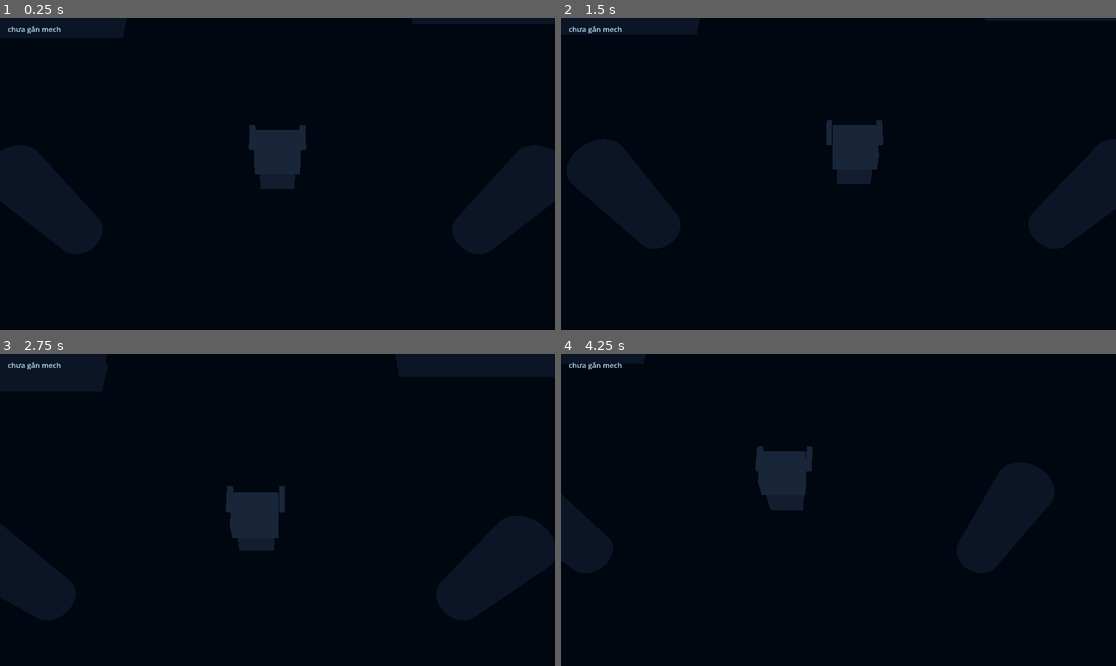
Above: before the commit, frames 1-4 (two rows, left to right).
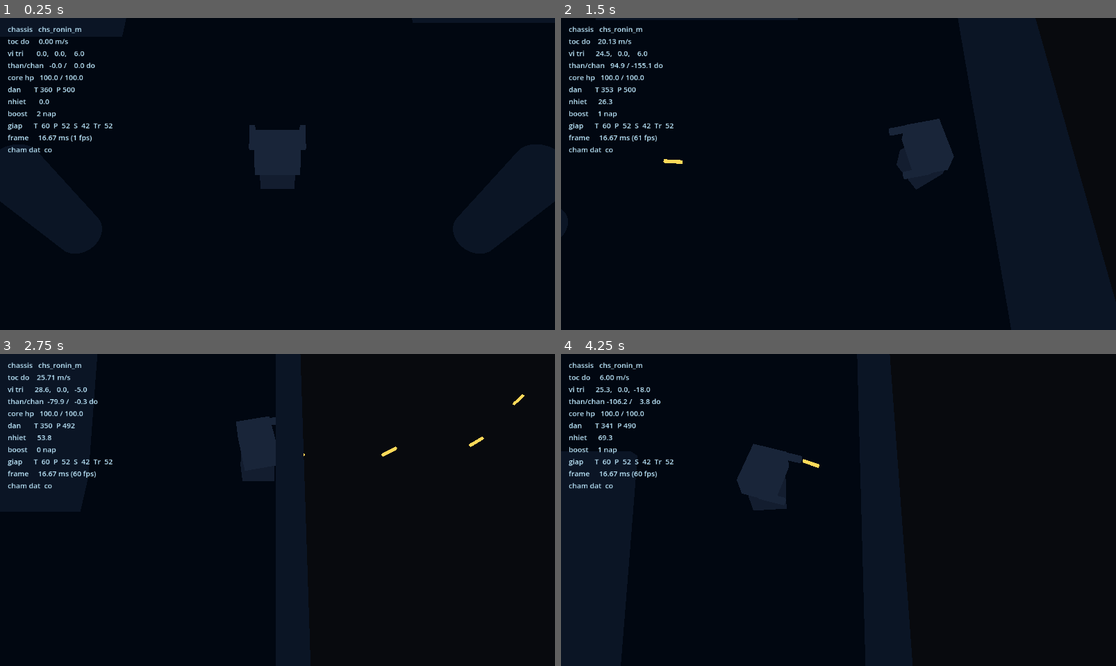
Above: after the commit, the same moments.

Repository: dat-j/AlienShooter
Game: Godot game, scene res://scenes/main/test_arena.tscn
Same seed, same stepped clock (60 frames per second), same inputs: the game is played once before the commit and once after it.
Inputs (mouse positions are in pixels of both pictures, inside the frame that each line leads up to):
- Up to frame 1 (0.25 s): no input
- Up to frame 2 (1.5 s): tap Enter at 0.5 s; move the mouse to (960, 158) at 0.52 s; press the mouse at (960, 158) at 0.53 s; hold D (move_right) 0.53-1.25 s; tap Space (boost) at 0.6 s; release the mouse at (960, 158) at 1.25 s; drag from (727, 189) to (810, 236) at 1.27 s
- Up to frame 3 (2.75 s): move the mouse to (333, 441) at 2.02 s; hold D (move_right) from 2.03 s (still down); hold Right mouse button (fire_right) from 2.03 s (still down); tap Space (boost) at 2.3 s
- Up to frame 4 (4.25 s): release D (move_right) at 2.75 s; release Right mouse button (fire_right) at 2.75 s; drag from (810, 572) to (672, 463) at 2.77 s; move the mouse to (1005, 556) at 3.52 s; press the mouse at (1005, 556) at 3.53 s; hold A (move_left) from 3.53 s (still down); right-click (1005, 556) at 3.8 s

The runs differ from the first frame. In frame 1, 1.0% of the frame differs, in the area x 1-56%, y 2-51%; in frame 2, 4.4%, in the area x 1-71%, y 2-56%; in frame 3, 4.1%; in frame 4, 2.4%.
Error before the commit: Parse Error: Could not find type "WeaponMount" in the current scope. (res://src/player/mech_controller.gd:32)

Commit message:
T-503: WeaponMount và bắn
Hai mount trái/phải bắn độc lập, tốc bắn/sạc/quay nòng/tản đạn/nhiệt/đạn đọc
từ WeaponData, khoá khi quá nhiệt, nhả cò thì mất sạc. Thêm MK2 Autocannon và
Twin Repeater; chuột trái/phải bắn được trong sân tập.

Co-Authored-By: Claude Opus 5 <noreply@anthropic.com>

Diff:
--- /dev/null
+++ b/data/weapons/wpn_mk2_autocannon.tres
@@ -0,0 +1,26 @@
+[gd_resource type="Resource" script_class="WeaponData" load_steps=3 format=3]
+
+[ext_resource type="Script" path="res://src/resources/weapon_data.gd" id="1"]
+[ext_resource type="PackedScene" path="res://scenes/projectiles/projectile_basic.tscn" id="2"]
+
+[resource]
+script = ExtResource("1")
+id = &"wpn_mk2_autocannon"
+display_name_key = "weapon.wpn_mk2_autocannon.name"
+category = 0
+tier = 1
+damage = 8.0
+damage_type = 0
+projectiles_per_shot = 1
+spread_degrees = 1.5
+pierce_count = 0
+aoe_radius = 0.0
+rate_of_fire = 8.0
+heat_per_shot = 2.2
+charge_time = 0.0
+spin_up_time = 0.0
+uses_ammo = true
+max_ammo = 360
+projectile_scene = ExtResource("2")
+upgrade_costs = Array[Vector2i]([Vector2i(400, 8), Vector2i(900, 20), Vector2i(1800, 45), Vector2i(3500, 90)])
+overdrive_effect = &""
--- /dev/null
+++ b/data/weapons/wpn_twin_repeater.tres
@@ -0,0 +1,26 @@
+[gd_resource type="Resource" script_class="WeaponData" load_steps=3 format=3]
+
+[ext_resource type="Script" path="res://src/resources/weapon_data.gd" id="1"]
+[ext_resource type="PackedScene" path="res://scenes/projectiles/projectile_basic.tscn" id="2"]
+
+[resource]
+script = ExtResource("1")
+id = &"wpn_twin_repeater"
+display_name_key = "weapon.wpn_twin_repeater.name"
+category = 0
+tier = 1
+damage = 5.0
+damage_type = 0
+projectiles_per_shot = 1
+spread_degrees = 6.0
+pierce_count = 0
+aoe_radius = 0.0
+rate_of_fire = 13.0
+heat_per_shot = 1.5
+charge_time = 0.0
+spin_up_time = 0.0
+uses_ammo = true
+max_ammo = 500
+projectile_scene = ExtResource("2")
+upgrade_costs = Array[Vector2i]([Vector2i(400, 8), Vector2i(900, 20), Vector2i(1800, 45), Vector2i(3500, 90)])
+overdrive_effect = &""
--- a/scenes/player/mech.tscn
+++ b/scenes/player/mech.tscn
@@ -9,6 +9,9 @@
 [ext_resource type="Script" path="res://src/player/armor_component.gd" id="7_armor"]
 [ext_resource type="Script" path="res://src/player/boost_component.gd" id="8_boost"]
 [ext_resource type="Script" path="res://src/combat/status_component.gd" id="9_status"]
+[ext_resource type="Script" path="res://src/player/weapon_mount.gd" id="10_mount"]
+[ext_resource type="Resource" path="res://data/weapons/wpn_mk2_autocannon.tres" id="11_wpn_l"]
+[ext_resource type="Resource" path="res://data/weapons/wpn_twin_repeater.tres" id="12_wpn_r"]
 
 [sub_resource type="CapsuleShape3D" id="BodyShape"]
 radius = 0.9
@@ -67,6 +70,8 @@
 
 [node name="WeaponMountLeft" type="Node3D" parent="TorsoPivot"]
 transform = Transform3D(1, 0, 0, 0, 1, 0, 0, 0, 1, -1.15, 0, -0.2)
+script = ExtResource("10_mount")
+weapon_data = ExtResource("11_wpn_l")
 
 [node name="MuzzleModel" type="MeshInstance3D" parent="TorsoPivot/WeaponMountLeft"]
 transform = Transform3D(1, 0, 0, 0, 1, 0, 0, 0, 1, 0, 0, -0.6)
@@ -75,6 +80,8 @@
 
 [node name="WeaponMountRight" type="Node3D" parent="TorsoPivot"]
 transform = Transform3D(1, 0, 0, 0, 1, 0, 0, 0, 1, 1.15, 0, -0.2)
+script = ExtResource("10_mount")
+weapon_data = ExtResource("12_wpn_r")
 
 [node name="MuzzleModel" type="MeshInstance3D" parent="TorsoPivot/WeaponMountRight"]
 transform = Transform3D(1, 0, 0, 0, 1, 0, 0, 0, 1, 0, 0, -0.6)
--- /dev/null
+++ b/src/player/weapon_mount.gd
@@ -0,0 +1,174 @@
+class_name WeaponMount
+extends Node3D
+
+## Một hardpoint vũ khí (trái hoặc phải). Bắn độc lập với mount kia; tốc bắn,
+## sạc, quay nòng, nhiệt và đạn đều đọc từ `WeaponData`.
+## Xem docs/01-GDD.md §6 và docs/05-BACKLOG.md T-503.
+
+signal fired(weapon: WeaponData, origin: Vector3)
+signal ammo_changed(current: int, maximum: int)
+signal charge_changed(ratio: float)
+signal spin_changed(ratio: float)
+signal out_of_ammo()
+
+@export var weapon_data: WeaponData
+## Đầu nòng; để trống thì đạn xuất phát từ chính mount.
+@export var muzzle_path: NodePath = NodePath("MuzzleModel")
+## Thực thể sở hữu vũ khí — nguồn sát thương của mọi viên đạn bắn ra.
+@export var shooter_path: NodePath = NodePath("../..")
+
+## SwarmManager của nhiệm vụ, truyền tiếp cho từng viên đạn.
+var swarm_manager: SwarmManager = null
+
+var _cooldown: float = 0.0
+var _charge: float = 0.0
+var _spin: float = 0.0
+var _ammo: int = 0
+var _rng: RandomNumberGenerator = RandomNumberGenerator.new()
+
+@onready var _muzzle: Node3D = get_node_or_null(muzzle_path) as Node3D
+@onready var _shooter: Node = get_node_or_null(shooter_path)
+
+
+func _ready() -> void:
+    if weapon_data != null:
+        equip(weapon_data)
+
+
+func equip(data: WeaponData) -> void:
+    weapon_data = data
+    _cooldown = 0.0
+    _charge = 0.0
+    _spin = 0.0
+    if data == null:
+        return
+    _ammo = data.max_ammo if data.uses_ammo else 0
+    ammo_changed.emit(_ammo, data.max_ammo)
+
+
+## Gọi mỗi frame vật lý. Trả về số phát vừa bắn ra (0 hoặc 1).
+func update(delta: float, wants_fire: bool, heat: HeatComponent, aim_point: Vector3) -> int:
+    if weapon_data == null or delta <= 0.0:
+        return 0
+    _cooldown = maxf(0.0, _cooldown - delta)
+    var blocked: bool = heat != null and not heat.can_fire()
+    if not wants_fire or blocked:
+        _release_triggers(delta)
+        return 0
+    if weapon_data.uses_ammo and _ammo <= 0:
+        out_of_ammo.emit()
+        return 0
+    if not _build_up(delta):
+        return 0
+    if _cooldown > 0.0:
+        return 0
+    _fire(heat, aim_point)
+    return 1
+
+
+func get_ammo() -> int:
+    return _ammo
+
+
+func get_charge_ratio() -> float:
+    if weapon_data == null or weapon_data.charge_time <= 0.0:
+        return 1.0
+    return clampf(_charge / weapon_data.charge_time, 0.0, 1.0)
+
+
+func get_spin_ratio() -> float:
+    if weapon_data == null or weapon_data.spin_up_time <= 0.0:
+        return 1.0
+    return clampf(_spin / weapon_data.spin_up_time, 0.0, 1.0)
+
+
+func is_ready_to_fire() -> bool:
+    return _cooldown <= 0.0
+
+
+func add_ammo(amount: int) -> void:
+    if weapon_data == null or not weapon_data.uses_ammo:
+        return
+    _ammo = clampi(_ammo + amount, 0, weapon_data.max_ammo)
+    ammo_changed.emit(_ammo, weapon_data.max_ammo)
+
+
+## Quay nòng và sạc phải hoàn tất trước khi viên đầu tiên rời nòng.
+func _build_up(delta: float) -> bool:
+    if weapon_data.spin_up_time > 0.0 and _spin < weapon_data.spin_up_time:
+        _spin = minf(_spin + delta, weapon_data.spin_up_time)
+        spin_changed.emit(get_spin_ratio())
+        if _spin < weapon_data.spin_up_time:
+            return false
+    if weapon_data.charge_time > 0.0 and _charge < weapon_data.charge_time:
+        _charge = minf(_charge + delta, weapon_data.charge_time)
+        charge_changed.emit(get_charge_ratio())
+        if _charge < weapon_data.charge_time:
+            return false
+    return true
+
+
+func _release_triggers(delta: float) -> void:
+    if weapon_data.charge_time > 0.0 and _charge > 0.0:
+        _charge = 0.0
+        charge_changed.emit(0.0)
+    if weapon_data.spin_up_time > 0.0 and _spin > 0.0:
+        _spin = maxf(0.0, _spin - delta)
+        spin_changed.emit(get_spin_ratio())
+
+
+func _fire(heat: HeatComponent, aim_point: Vector3) -> void:
+    var origin: Vector3 = _muzzle.global_position if _muzzle != null else global_position
+    var direction: Vector3 = aim_point - origin
+    direction.y = 0.0
+    if direction.length_squared() <= 0.0001:
+        direction = -global_transform.basis.z
+    direction = direction.normalized()
+    for _i: int in range(maxi(weapon_data.projectiles_per_shot, 1)):
+        _spawn_projectile(origin, _apply_spread(direction))
+    if heat != null:
+        heat.add_heat(weapon_data.heat_per_shot)
+    if weapon_data.uses_ammo:
+        _ammo = maxi(0, _ammo - 1)
+        ammo_changed.emit(_ammo, weapon_data.max_ammo)
+    _cooldown = 1.0 / maxf(weapon_data.rate_of_fire, 0.01)
+    _charge = 0.0
+    fired.emit(weapon_data, origin)
+
+
+func _apply_spread(direction: Vector3) -> Vector3:
+    if weapon_data.spread_degrees <= 0.0:
+        return direction
+    var half: float = deg_to_rad(weapon_data.spread_degrees) * 0.5
+    return direction.rotated(Vector3.UP, _rng.randf_range(-half, half))
+
+
+func _spawn_projectile(origin: Vector3, direction: Vector3) -> void:
+    if weapon_data.projectile_scene == null:
+        # Vũ khí hitscan không dùng đạn — T-505 sẽ xử lý bằng raycast.
+        return
+    var node: Node = PoolManager.acquire(weapon_data.projectile_scene)
+    var projectile := node as Projectile
+    if projectile == null:
+        PoolManager.release(node)
+        return
+    var container: Node = get_tree().current_scene
+    if container == null:
+        container = get_tree().root
+    container.add_child(projectile)
+    projectile.swarm_manager = swarm_manager
+    projectile.configure(weapon_data.pierce_count, weapon_data.aoe_radius)
+    projectile.launch(
+        origin,
+        direction,
+        _projectile_speed(),
+        weapon_data.damage,
+        weapon_data.damage_type,
+        _shooter
+    )
+
+
+## Tốc độ đạn chưa có trong WeaponData; dùng mặc định của Projectile cho tới
+## khi T-508 bổ sung số liệu cho từng vũ khí.
+func _projectile_speed() -> float:
+    return Projectile.DEFAULT_SPEED
--- a/src/ui/debug_stats_panel.gd
+++ b/src/ui/debug_stats_panel.gd
@@ -39,6 +39,12 @@
         "than/chan %6.1f / %6.1f do" % [
             rad_to_deg(mech.torso_pivot.rotation.y), rad_to_deg(mech.legs_pivot.rotation.y)
         ],
+        "core hp   %5.1f / %5.1f" % [
+            mech.core_hp, mech.chassis_data.core_hp if mech.chassis_data != null else 0.0
+        ],
+        "dan       T %d  P %d" % [
+            mech.weapon_mount_left.get_ammo(), mech.weapon_mount_right.get_ammo()
+        ],
         "nhiet     %5.1f %s" % [mech.heat_component.get_heat(), _heat_flag(mech.heat_component)],
         "boost     %d nap%s" % [
             mech.boost_component.get_charges(),
--- /dev/null
+++ b/tests/test_weapon_and_projectile.gd
@@ -0,0 +1,199 @@
+extends GutTest
+
+## T-503 · T-504 — WeaponMount bắn theo WeaponData, và đạn pooled tự raycast.
+
+const MECH_SCENE: PackedScene = preload("res://scenes/player/mech.tscn")
+const PROJECTILE_SCENE: PackedScene = preload("res://scenes/projectiles/projectile_basic.tscn")
+
+var _mech: MechController
+
+
+func before_each() -> void:
+    _mech = add_child_autofree(MECH_SCENE.instantiate()) as MechController
+
+
+func after_each() -> void:
+    # Trả mọi viên còn bay về pool để bài sau không nhặt nhầm đạn của bài trước.
+    for root: Node in [get_tree().current_scene, get_tree().root]:
+        if root == null:
+            continue
+        for child: Node in root.get_children():
+            if child is Projectile:
+                PoolManager.release(child)
+    PoolManager.clear_pool(PROJECTILE_SCENE)
+
+
+func _weapon(id: String) -> WeaponData:
+    return load("res://data/weapons/%s.tres" % id) as WeaponData
+
+
+func _aim_point() -> Vector3:
+    return _mech.global_position + Vector3(0.0, 0.0, -20.0)
+
+
+# --- T-503: WeaponMount -------------------------------------------------
+
+func test_both_mounts_are_equipped_and_fire_independently() -> void:
+    assert_not_null(_mech.weapon_mount_left.weapon_data, "mount trái phải có vũ khí")
+    assert_not_null(_mech.weapon_mount_right.weapon_data, "mount phải phải có vũ khí")
+    var left_before: int = _mech.weapon_mount_left.get_ammo()
+    var right_before: int = _mech.weapon_mount_right.get_ammo()
+    _mech.update_weapons(0.02, true, false)
+    assert_eq(_mech.weapon_mount_left.get_ammo(), left_before - 1, "chỉ mount trái bắn")
+    assert_eq(_mech.weapon_mount_right.get_ammo(), right_before, "mount phải không bắn theo")
+    _mech.update_weapons(0.02, false, true)
+    assert_eq(_mech.weapon_mount_right.get_ammo(), right_before - 1, "mount phải bắn độc lập")
+
+
+func test_rate_of_fire_comes_from_weapon_data() -> void:
+    var mount := _mech.weapon_mount_left
+    mount.equip(_weapon("wpn_mk2_autocannon"))     # 8 phát/giây → 0.125s mỗi phát
+    assert_eq(mount.update(0.02, true, null, _aim_point()), 1, "phát đầu bắn ngay")
+    assert_eq(mount.update(0.02, true, null, _aim_point()), 0, "chưa tới nhịp thì chưa bắn")
+    assert_eq(mount.update(0.13, true, null, _aim_point()), 1, "qua 0.125s thì bắn phát tiếp")
+
+
+func test_firing_adds_heat_from_weapon_data() -> void:
+    var mount := _mech.weapon_mount_left
+    mount.equip(_weapon("wpn_mk2_autocannon"))
+    mount.update(0.02, true, _mech.heat_component, _aim_point())
+    assert_almost_eq(_mech.heat_component.get_heat(), 2.2, 0.001, "MK2 Autocannon cộng 2.2 nhiệt")
+
+
+func test_overheat_locks_the_mount() -> void:
+    var mount := _mech.weapon_mount_left
+    _mech.heat_component.add_heat(100.0)
+    assert_eq(mount.update(0.02, true, _mech.heat_component, _aim_point()), 0, "quá nhiệt thì khoá vũ khí")
+    _mech.heat_component.tick(3.1)
+    assert_eq(mount.update(0.02, true, _mech.heat_component, _aim_point()), 1, "hết quá nhiệt thì bắn lại được")
+
+
+func test_ammo_runs_out_and_can_be_refilled() -> void:
+    var mount := _mech.weapon_mount_left
+    var data := WeaponData.new()
+    data.rate_of_fire = 100.0
+    data.uses_ammo = true
+    data.max_ammo = 2
+    mount.equip(data)
+    watch_signals(mount)
+    mount.update(0.02, true, null, _aim_point())
+    mount.update(0.02, true, null, _aim_point())
+    assert_eq(mount.get_ammo(), 0)
+    assert_eq(mount.update(0.02, true, null, _aim_point()), 0, "hết đạn thì không bắn")
+    assert_signal_emitted(mount, "out_of_ammo")
+    mount.add_ammo(5)
+    assert_eq(mount.get_ammo(), 2, "không nạp quá đạn tối đa")
+
+
+func test_energy_weapon_ignores_ammo() -> void:
+    var mount := _mech.weapon_mount_left
+    mount.equip(_weapon("wpn_rail_lance"))         # Energy, uses_ammo = false
+    mount.update(2.0, true, null, _aim_point())    # đủ thời gian sạc 0.5s
+    assert_eq(mount.update(0.02, true, null, _aim_point()), 0, "còn hồi chiêu")
+    assert_eq(mount.get_ammo(), 0, "vũ khí Energy không đếm đạn")
+
+
+func test_charge_weapon_waits_before_the_first_shot() -> void:
+    var mount := _mech.weapon_mount_left
+    mount.equip(_weapon("wpn_rail_lance"))         # charge_time 0.5s
+    assert_eq(mount.update(0.2, true, null, _aim_point()), 0, "chưa sạc xong thì chưa bắn")
+    assert_almost_eq(mount.get_charge_ratio(), 0.4, 0.001)
+    assert_eq(mount.update(0.4, true, null, _aim_point()), 1, "sạc đủ 0.5s thì bắn")
+    assert_almost_eq(mount.get_charge_ratio(), 0.0, 0.001, "bắn xong thì sạc lại từ đầu")
+
+
+func test_releasing_the_trigger_cancels_the_charge() -> void:
+    var mount := _mech.weapon_mount_left
+    mount.equip(_weapon("wpn_rail_lance"))
+    mount.update(0.3, true, null, _aim_point())
+    mount.update(0.1, false, null, _aim_point())
+    assert_almost_eq(mount.get_charge_ratio(), 0.0, 0.001, "nhả cò thì mất sạc")
+
+
+func test_spin_up_weapon_needs_the_barrel_running() -> void:
+    var mount := _mech.weapon_mount_left
+    var data := WeaponData.new()
+    data.rate_of_fire = 16.0
+    data.spin_up_time = 0.7
+    data.uses_ammo = false
+    mount.equip(data)
+    assert_eq(mount.update(0.5, true, null, _aim_point()), 0, "chưa quay đủ nòng thì chưa bắn")
+    assert_almost_eq(mount.get_spin_ratio(), 0.5 / 0.7, 0.001)
+    assert_eq(mount.update(0.3, true, null, _aim_point()), 1, "quay đủ 0.7s thì bắn")
+
+
+# --- T-504: đạn ---------------------------------------------------------
+
+func test_shot_spawns_a_pooled_projectile_aimed_at_the_cursor() -> void:
+    var mount := _mech.weapon_mount_left
+    mount.update(0.02, true, null, _aim_point())
+    var projectile: Projectile = _find_projectile()
+    assert_not_null(projectile, "bắn phải sinh ra một viên đạn")
+    assert_true(projectile.is_flying())
+    assert_almost_eq(projectile.get_damage(), 8.0, 0.001, "sát thương lấy từ WeaponData")
+
+
+func test_projectiles_are_reused_not_reinstantiated() -> void:
+    var mount := _mech.weapon_mount_left
+    mount.update(0.02, true, null, _aim_point())
+    var first: Projectile = _find_projectile()
+    PoolManager.release(first)
+    var created: int = (PoolManager.get_stats() as Dictionary)[PROJECTILE_SCENE.resource_path]["total"]
+    mount.update(1.0, true, null, _aim_point())
+    var second: Projectile = _find_projectile()
+    assert_same(second, first, "viên thứ hai phải là viên đã trả về pool")
+    assert_eq((PoolManager.get_stats() as Dictionary)[PROJECTILE_SCENE.resource_path]["total"], created,
+        "không instantiate() thêm khi pool còn đạn rảnh")
+
+
+func test_projectile_returns_to_pool_after_its_lifetime() -> void:
+    var projectile := add_child_autofree(PROJECTILE_SCENE.instantiate()) as Projectile
+    projectile.launch(Vector3.ZERO, Vector3.FORWARD, 10.0, 5.0, DamageTypes.Type.KINETIC, null)
+    watch_signals(projectile)
+    projectile._physics_process(Projectile.MAX_LIFETIME + 0.1)
+    assert_false(projectile.is_flying(), "hết đời thì ngừng bay")
+    assert_signal_emitted(projectile, "expired")
+
+
+func test_projectile_moves_along_its_direction() -> void:
+    var projectile := add_child_autofree(PROJECTILE_SCENE.instantiate()) as Projectile
+    projectile.launch(Vector3.ZERO, Vector3.FORWARD, 60.0, 5.0, DamageTypes.Type.KINETIC, null)
+    projectile._physics_process(0.1)
+    assert_almost_eq(projectile.global_position.z, -6.0, 0.001, "60 m/s trong 0.1s là 6m")
+
+
+func test_projectile_damages_swarm_along_its_path() -> void:
+    var projectile := add_child_autofree(PROJECTILE_SCENE.instantiate()) as Projectile
+    var swarm: SwarmManager = add_child_autofree(SwarmManager.new()) as SwarmManager
+    var victim: int = swarm.spawn(Vector3(0.0, 0.0, -3.0), Vector3.ZERO, 18.0, 0)
+    projectile.swarm_manager = swarm
+    projectile.configure(0, 0.0)
+    projectile.launch(Vector3.ZERO, Vector3.FORWARD, 60.0, 8.0, DamageTypes.Type.KINETIC, null)
+    projectile._physics_process(0.1)
+    assert_almost_eq(swarm._healths[swarm._index_by_id[victim]], 10.0, 0.01,
+        "đạn phải trừ máu con swarm nằm trên đường bay")
+    assert_false(projectile.is_flying(), "hết lượt xuyên thì đạn kết thúc")
+
+
+func test_pierce_lets_the_shot_continue_through_more_targets() -> void:
+    var projectile := add_child_autofree(PROJECTILE_SCENE.instantiate()) as Projectile
+    var swarm: SwarmManager = add_child_autofree(SwarmManager.new()) as SwarmManager
+    swarm.spawn(Vector3(0.0, 0.0, -2.0), Vector3.ZERO, 4.0, 0)
+    swarm.spawn(Vector3(0.0, 0.0, -4.0), Vector3.ZERO, 4.0, 0)
+    projectile.swarm_manager = swarm
+    projectile.configure(2, 0.0)
+    projectile.launch(Vector3.ZERO, Vector3.FORWARD, 60.0, 8.0, DamageTypes.Type.KINETIC, null)
+    projectile._physics_process(0.1)
+    assert_eq(swarm.get_alive_count(), 0, "xuyên 2 mục tiêu thì hạ cả hai")
+
+
+func _find_projectile() -> Projectile:
+    for child: Node in get_tree().current_scene.get_children() if get_tree().current_scene != null else []:
+        var projectile := child as Projectile
+        if projectile != null and projectile.is_flying():
+            return projectile
+    for child: Node in get_tree().root.get_children():
+        var projectile := child as Projectile
+        if projectile != null and projectile.is_flying():
+            return projectile
+    return null
Not shown: 1 places in scenes/player/mech.tscn that only renumber resources
Not shown, added: src/player/weapon_mount.gd.uid
Not shown, added: tests/test_weapon_and_projectile.gd.uid
